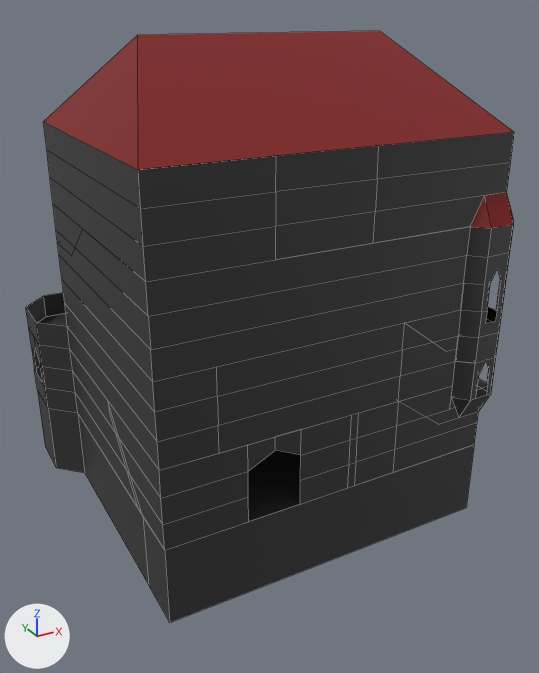
The Blender file Assets/Models/ShaderCastle/TexturesAndColor.blend: old version first, new version second.
One viewpoint serves both versions: a 50 mm camera at (-10.3, -18.3, 15.7) aimed at (1.8, 3.7, 4.7). The axes (+X, +Y, +Z) are drawn at lower left. The lights are the same throughout. The picture after the commit comes second. Mesh edges are drawn as thin lines on the coarser meshes.

Names of what the first picture shows: 'Floor +0 -col', 'Floor +1 -col', 'Floor +2 -col', 'Floor +3 -col', 'Floor -1 -col', 'Roof'.
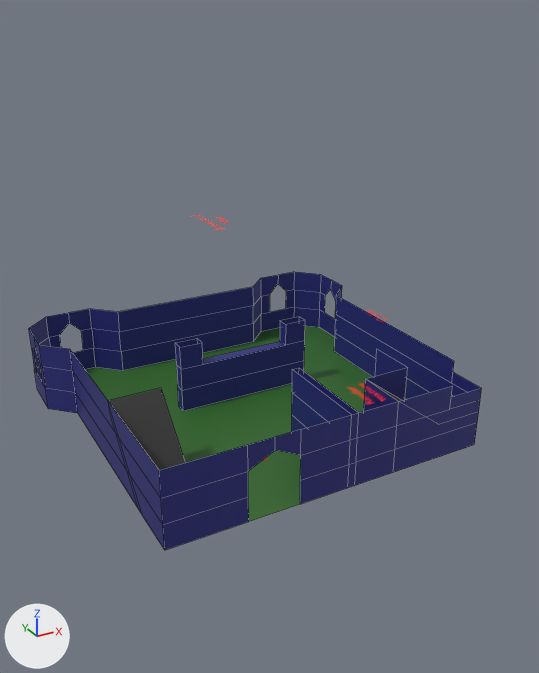
Where the change shows, as pixel boxes (x1, y1, x2, y2) in the pictures (539 x 673 px; the box of a moved part takes in the faces that stretch with it):
```json
{"object": "Roof", "change": "hidden", "before": [44, 31, 514, 228], "on screen": "red"}
{"object": "Floor +3 -col", "change": "hidden", "before": [43, 122, 514, 282]}
{"object": "Floor +2 -col", "change": "hidden", "before": [53, 204, 514, 381]}
{"object": "Floor +1 -col", "change": "hidden", "before": [26, 280, 503, 470]}
{"object": "Floor -1 -col", "change": "hidden", "before": [37, 390, 474, 622]}
{"part": 1, "of": "me_plane_011", "change": "moved or reshaped", "after": [280, 317, 305, 345], "on screen": "not visible before"}
{"part": 2, "of": "me_plane_011", "change": "recoloured", "before": [29, 330, 481, 550], "after": [29, 272, 482, 550], "on screen": "dark grey to dark blue"}
{"part": 3, "of": "me_plane_011", "change": "recoloured", "before": [248, 450, 301, 521], "after": [85, 326, 372, 521], "on screen": "dark grey to dark green"}
```

Scene script edits in JSON lines:
```json
{"op": "add", "block": "mat_wall", "code": ["mat_wall = principled_material('Wall')", "mat_wall.base_color = (0.0212, 0.0242, 0.195)  # dark blue #282b7a"]}
{"op": "add", "block": "mat_floor", "code": ["mat_floor = principled_material('Floor')", "mat_floor.base_color = (0.0343, 0.144, 0.0232)  # dark green #346a2a"]}
{"block": "me_plane_011", "where": "me_plane_011.from_pydata(...)  # 162 vertices, 104 faces, 3 loose edges; spans x -5.0..10.0, y -6.0..14.0, z 0.0..3.0"}
{"block": "me_plane_011", "where": "# used by ob_floor__0__col; location = (0.0, 0.0, 0.0)"}
{"block": "me_plane_011", "where": "# verts and faces of me_plane_011; kept vertices keep their numbers, new ones are numbered from 162"}
{"block": "me_plane_011", "where": "# before: 55 (6.0, 8.0, 2.0), 56 (6.0, 8.0, 3.0), 99 (6.0, 8.5, 2.0), 100 (6.0, 8.5, 3.0), 111 (5.0, 8.0, 3.0)"}
{"block": "me_plane_011", "where": "# before: 112 (5.0, 8.0, 2.0), 113 (5.0, 8.5, 3.0), 114 (5.0, 8.5, 2.0)"}
{"block": "me_plane_011", "change": "me_plane_011 part 1"}
{"op": "add", "block": "me_plane_011", "code": "delete_faces([(55, 112, 111, 56), (111, 112, 114, 113), (56, 111, 113, 100), (99, 100, 113, 114)])"}
{"op": "add", "block": "me_plane_011", "code": "faces += [(55, 56, 111, 112), (111, 113, 114, 112), (99, 114, 113, 100), (55, 99, 100, 56)]  # mat_wall (dark blue #282b7a)"}
{"block": "me_plane_011", "change": "me_plane_011 part 2: 95 faces spanning x -5.0..10.0, y 0.0..14.0, z 0.0..3.0 switch from mat_333333 (dark grey #333333) to mat_wall (dark blue #282b7a)"}
{"block": "me_plane_011", "change": "me_plane_011 part 3: 1 face spanning x -5.0..10.0, y 0.0..14.0, z 0.0 switches from mat_333333 (dark grey #333333) to mat_floor (dark green #346a2a)"}
{"op": "add", "block": "me_plane_011", "code": "me_plane_011.materials.append(mat_floor)  # dark green #346a2a"}
{"op": "add", "block": "ob_floor__2__col", "code": "ob_floor__2__col.hide_set(True)"}
{"op": "add", "block": "ob_floor__3__col", "code": "ob_floor__3__col.hide_set(True)"}
{"op": "add", "block": "ob_floor__1__col", "code": "ob_floor__1__col.hide_set(True)"}
{"op": "add", "block": "ob_roof", "code": "ob_roof.hide_set(True)"}
{"op": "add", "block": "ob_floor__1__col_1", "code": "ob_floor__1__col_1.hide_set(True)"}
```
